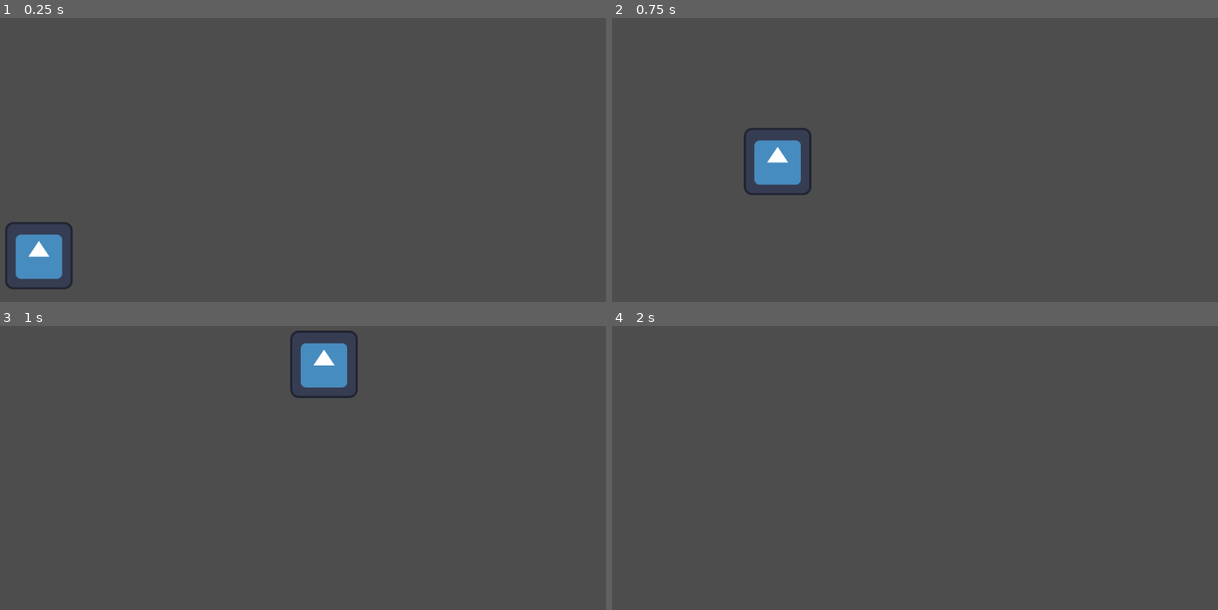
Above: before the commit, frames 1-4 (two rows, left to right).
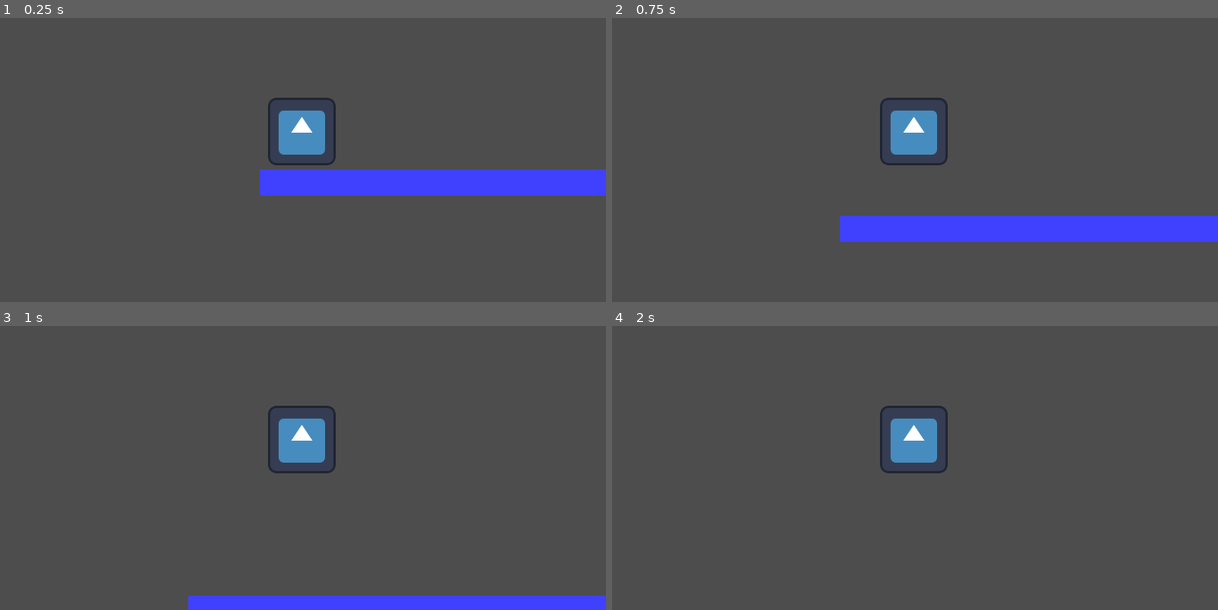
Above: after the commit, the same moments.

Repository: dj95/ggj-2026
Game: Godot game, scene res://level_1.tscn
Same seed, same stepped clock (60 frames per second), same inputs: the game is played once before the commit and once after it. The engine's default icon, where the game draws it, is replaced by a stand-in: a white triangle on a blue panel in a dark square.
Inputs:
- Up to frame 1 (0.25 s): no input
- Up to frame 2 (0.75 s): tap Enter at 0.5 s; hold D (right, bound only before the commit) from 0.53 s (still down); tap Space (jump) at 0.6 s
- Up to frame 3 (1 s): keep holding D (right, bound only before the commit); tap Space (jump) at 0.77 s
- Up to frame 4 (2 s): keep holding D (right, bound only before the commit); tap Space (jump) at 1.07, 1.35, 1.52, 1.82 s

The runs differ from the first frame. In frame 1, 8.4% of the frame differs, in the area x 0-100%, y 28-96%; in frame 2, 8.9%, in the area x 21-100%, y 28-79%; in frame 3, 6.6%; in frame 4, 1.5%.

Commit message:
feat: improved player movement

Diff:
--- a/floor.tscn
+++ b/floor.tscn
@@ -1,12 +1,25 @@
-[gd_scene format=3 uid="uid://f0vikfxg5m2d"]
+[gd_scene format=3 uid="uid://dj1d0butyyf21"]
+
+[sub_resource type="CanvasItemMaterial" id="CanvasItemMaterial_ryoud"]
 
 [sub_resource type="RectangleShape2D" id="RectangleShape2D_ryoud"]
 size = Vector2(1160, 20)
 
+[sub_resource type="QuadMesh" id="QuadMesh_ryoud"]
+size = Vector2(1000, 50)
+
 [node name="StaticBody2D" type="StaticBody2D" unique_id=1527918553]
+modulate = Color(0.24705882, 0.25490198, 1, 1)
 
 [node name="Sprite2D" type="Sprite2D" parent="." unique_id=484454904]
+modulate = Color(0.50907934, 0.5073085, 0.69926035, 1)
+material = SubResource("CanvasItemMaterial_ryoud")
 
 [node name="CollisionShape2D" type="CollisionShape2D" parent="." unique_id=1334002849]
 position = Vector2(579, 9)
 shape = SubResource("RectangleShape2D_ryoud")
+
+[node name="MeshInstance2D" type="MeshInstance2D" parent="." unique_id=381089614]
+position = Vector2(581.5, 33)
+scale = Vector2(1.169, 1)
+mesh = SubResource("QuadMesh_ryoud")
--- a/level_1.tscn
+++ b/level_1.tscn
@@ -10,3 +10,15 @@
 
 [node name="floor" parent="." unique_id=1049295274 instance=ExtResource("2_hbghi")]
 position = Vector2(1, 624)
+
+[node name="StaticBody2D" parent="." unique_id=1527918553 instance=ExtResource("2_hbghi")]
+position = Vector2(1168.13, 550)
+scale = Vector2(0.2, 1)
+
+[node name="StaticBody2D2" parent="." unique_id=65798086 instance=ExtResource("2_hbghi")]
+position = Vector2(1413, 483)
+scale = Vector2(0.2, 1)
+
+[node name="StaticBody2D3" parent="." unique_id=1538930884 instance=ExtResource("2_hbghi")]
+position = Vector2(1666, 418)
+scale = Vector2(0.2, 1)
--- a/player.gd
+++ b/player.gd
@@ -1,19 +1,19 @@
 extends CharacterBody2D
 
-@export var speed = 1200
-@export var jump_speed = -1800
-@export var gravity = 4000
-
+@export var speed = 300
+@export var gravity = 40
+@export var jump_force = 800
 
 func _physics_process(delta):
-	# Add gravity every frame
-	velocity.y += gravity * delta
 
-	# Input affects x axis only
-	velocity.x = Input.get_axis("left", "right") * speed
+	if !is_on_floor():
+		velocity.y += gravity
+		if velocity.y > 1000:
+			velocity.y = 1000
 
+	if Input.is_action_just_pressed("jump"):
+		velocity.y = -jump_force
+
+	var horizontal_direction = Input.get_axis("move_left", "move_right")
+	velocity.x = speed * horizontal_direction
 	move_and_slide()
-
-	# Only allow jumping when on the ground
-	if Input.is_action_just_pressed("jump") and is_on_floor():
-		velocity.y = jump_speed
--- a/player.tscn
+++ b/player.tscn
@@ -15,3 +15,5 @@
 
 [node name="Sprite2D" type="Sprite2D" parent="." unique_id=534086194]
 texture = ExtResource("1_4flbx")
+
+[node name="Camera2D" type="Camera2D" parent="." unique_id=1629060643]
--- a/project.godot
+++ b/project.godot
@@ -17,14 +17,14 @@
 
 [input]
 
-left={
+move_left={
 "deadzone": 0.2,
 "events": [Object(InputEventKey,"resource_local_to_scene":false,"resource_name":"","device":0,"window_id":0,"alt_presse …(189 unchanged characters)…
 , Object(InputEventJoypadButton,"resource_local_to_scene":false,"resource_name":"","device":-1,"button_index":13,"pressure":0.0,"pressed":false,"script":null)
 , Object(InputEventJoypadMotion,"resource_local_to_scene":false,"resource_name":"","device":-1,"axis":0,"axis_value":-1.0,"script":null)
 ]
 }
-right={
+move_right={
 "deadzone": 0.2,
 "events": [Object(InputEventKey,"resource_local_to_scene":false,"resource_name":"","device":0,"window_id":0,"alt_presse …(189 unchanged characters)…
 , Object(InputEventJoypadButton,"resource_local_to_scene":false,"resource_name":"","device":-1,"button_index":14,"pressure":0.0,"pressed":false,"script":null)
Not shown: 1 places in level_1.tscn that only renumber resources
